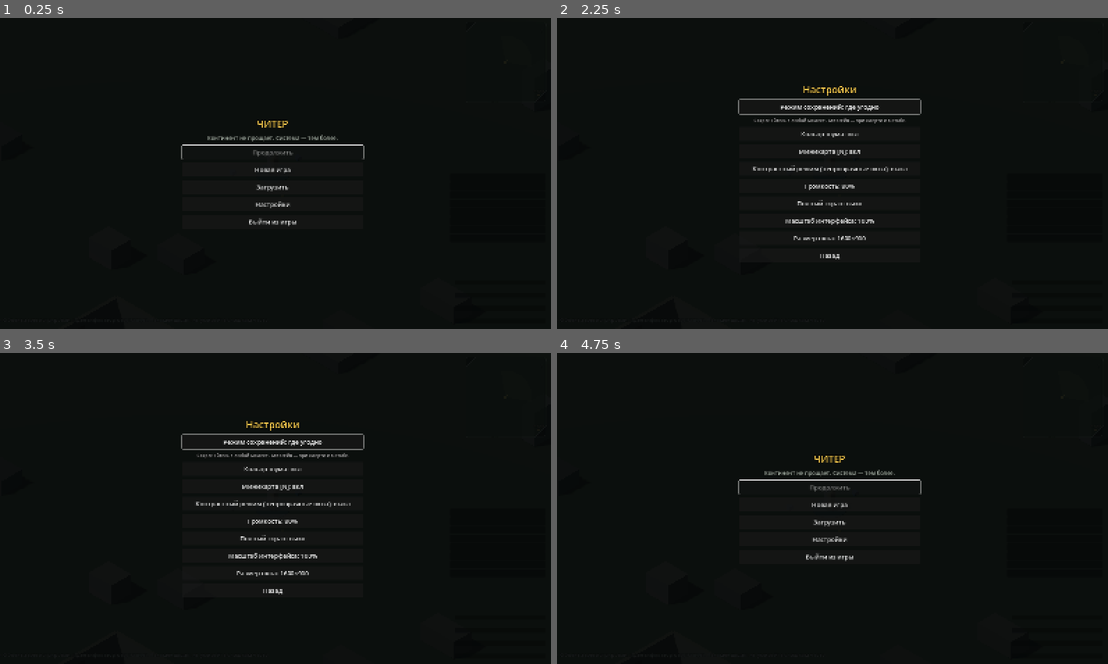
Above: before the commit, frames 1-4 (two rows, left to right).
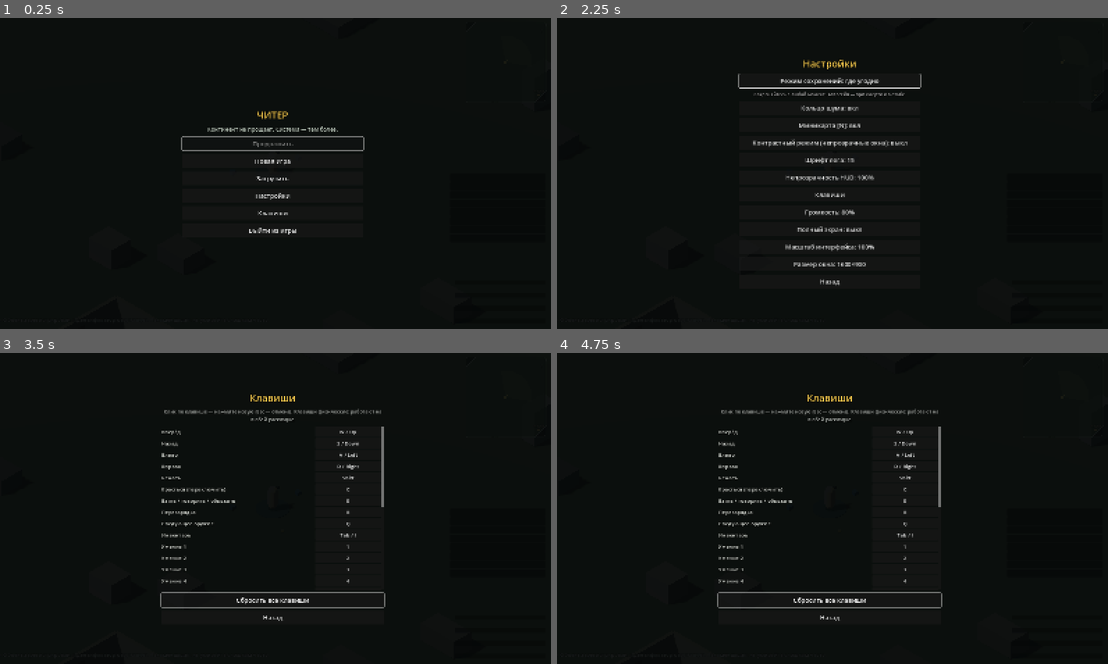
Above: after the commit, the same moments.

Repository: lama2x2/cheater-rpg
Game: Godot game, scene res://scenes/main.tscn
Two runs of this game, one before a commit and one after it. Both use one fixed random seed, a clock stepped at 60 frames per second and the inputs below.
Inputs (mouse positions are in pixels of both pictures, inside the frame that each line leads up to):
- Up to frame 1 (0.25 s): no input
- Up to frame 2 (2.25 s): click "Загрузить" at 0.5 s; click "Назад" at 1.25 s; click "Настройки" at 2 s
- Up to frame 3 (3.5 s): click (269, 530) at 2.75 s, where only the run after the commit has a clickable "Клавиши"
- Up to frame 4 (4.75 s): click "Назад" at 3.5 s; click (826, 548) at 4.25 s, where only the run after the commit has a clickable "Клавиши"

The runs differ from the first frame. In frame 1, 1.8% of the frame differs, in the area x 32-67%, y 29-70%; in frame 2, 3.9%, in the area x 32-67%, y 13-87%; in frame 3, 3.8%; in frame 4, 2.9%.

Commit message:
M1.15a (5): переназначение клавиш и справка (меню «Клавиши»), шрифт лога, непрозрачность HUD; подсказки клавиш из привязок; спека 12.8, решения D-92, D-93, задача отмечена
src/core/key_bindings.gd + тесты; InputSetup.apply_bindings/key_label; настройки keys, log_font,
hud_opacity; фокус кнопок меню — только живых.

Co-Authored-By: Claude Opus 5.5 <noreply@anthropic.com>

Diff:
--- a/data/settings.json
+++ b/data/settings.json
@@ -1,10 +1,13 @@
 {
-  "_doc": "Настройки игрока (docs/spec/12_ui_ux.md, 12.6a):  …(415 unchanged characters)… режим: непрозрачные панели окон (12.8). ui_scale — масштаб интерфейса (текст, панели, меню; мир не меняется), варианты — ui_scales.",
+  "_doc": "Настройки игрока (docs/spec/12_ui_ux.md, 12.6a):  …(415 unchanged characters)… режим: непрозрачные панели окон (12.8). log_font — размер шрифта лога (варианты log_fonts), hud_opacity — непрозрачность HUD (hud_opacities). keys — переназначенные клавиши {действие: физическая клавиша} (KeyBindings). ui_scale — масштаб интерфейса (текст, панели, меню; мир не меняется), варианты — ui_scales.",
   "defaults": {
     "save_mode": "anywhere",
     "noise_ring": true,
     "minimap": true,
     "contrast": false,
+    "log_font": 15,
+    "hud_opacity": 1.0,
+    "keys": {},
     "volume": 0.8,
     "fullscreen": false,
     "window_size": [1600, 900],
@@ -13,5 +16,7 @@
   "save_modes": ["anywhere", "stab_only"],
   "volume_step": 0.1,
   "window_sizes": [[1280, 720], [1600, 900], [1920, 1080]],
-  "ui_scales": [1.0, 1.25, 1.5, 1.75, 2.0]
+  "ui_scales": [1.0, 1.25, 1.5, 1.75, 2.0],
+  "log_fonts": [13, 15, 17, 20, 24],
+  "hud_opacities": [1.0, 0.85, 0.7, 0.55]
 }
--- a/data/text/ru_ui.json
+++ b/data/text/ru_ui.json
@@ -4,7 +4,7 @@
     "ui_close_hint": "Закрыть (Esc)",
     "settings_contrast": "Контрастный режим (непрозрачные окна): {value}",
     "inv_window_title": "Инвентарь",
-    "inv_window_keys": "[Tab] / [Esc]",
+    "inv_window_keys": "[{key}] / [Esc]",
     "inv_slot_empty": "— пусто —",
     "inv_slot_grams": "{g} / {cap} г",
     "inv_quick_title": "Быстрые слоты F1–F4",
@@ -94,7 +94,7 @@
     "trade_junk_row": "Хлам в рюкзаке: {n} шт. — торговец даст {price} спор.",
     "trade_sell_junk": "Продать весь хлам",
     "char_title": "Персонаж",
-    "char_keys": "[P] / [Esc]",
+    "char_keys": "[{key}] / [Esc]",
     "char_summary": "Общий уровень: {general} · дополнительный: {additional} · опытность +{exp}% · жизней: {lives} · смертей: {deaths}",
     "char_free_points": "Свободные очки: {n} — «+» у характеристики, каждое очко — +1 уровень.",
     "char_main": "Основные характеристики",
@@ -107,7 +107,47 @@
     "char_stat_tip": "Уровень {level} × коэффициент {coef} × рост от общего уровня {growth} = {value}{buff}\nПрогресс до следующего уровня: {progress} / {need}",
     "char_stat_buff": ", сейчас бафф +{p}%",
     "char_confirm_title": "Свободное очко",
-    "char_confirm_text": "Потратить свободное очко на «{stat}»? +1 уровень. Осталось очков: {n}. Отменить нельзя."
+    "char_confirm_text": "Потратить свободное очко на «{stat}»? +1 уровень. Осталось очков: {n}. Отменить нельзя.",
+    "key_action_move_forward": "Вперёд",
+    "key_action_move_back": "Назад",
+    "key_action_move_left": "Влево",
+    "key_action_move_right": "Вправо",
+    "key_action_sprint": "Бежать",
+    "key_action_sneak": "Красться (переключить)",
+    "key_action_interact": "Взять / говорить / обыскать",
+    "key_action_reload": "Перезарядка",
+    "key_action_weapon_next": "Следующее оружие",
+    "key_action_inventory": "Инвентарь",
+    "key_action_skill_1": "Умение 1",
+    "key_action_skill_2": "Умение 2",
+    "key_action_skill_3": "Умение 3",
+    "key_action_skill_4": "Умение 4",
+    "key_action_skill_5": "Умение 5",
+    "key_action_skill_6": "Умение 6",
+    "key_action_skill_7": "Умение 7",
+    "key_action_skill_8": "Умение 8",
+    "key_action_skills": "Окно умений",
+    "key_action_gaze": "Пристальный взгляд (держать)",
+    "key_action_map": "Карта",
+    "key_action_minimap": "Миникарта (скрыть/показать)",
+    "key_action_character": "Персонаж",
+    "key_action_quick_1": "Быстрый слот 1",
+    "key_action_quick_2": "Быстрый слот 2",
+    "key_action_quick_3": "Быстрый слот 3",
+    "key_action_quick_4": "Быстрый слот 4",
+    "key_action_attack": "Удар / выстрел (держать — сильнее)",
+    "key_action_menu": "Меню, закрыть окно",
+    "key_action_zoom": "Приблизить / отдалить",
+    "menu_keys": "Клавиши",
+    "keys_title": "Клавиши",
+    "keys_hint": "Клик по клавише — нажмите новую (Esc — отмена). Клавиши физические: работают на любой раскладке.",
+    "keys_press": "нажмите клавишу…",
+    "keys_conflict": "Эта клавиша занята другим действием",
+    "keys_conflicts": "Конфликтов: {n} — одна клавиша у двух действий (выделено красным).",
+    "keys_reset": "Сбросить все клавиши",
+    "keys_wheel": "колесо мыши",
+    "settings_log_font": "Шрифт лога: {value}",
+    "settings_hud_opacity": "Непрозрачность HUD: {value}%"
   },
   "log": {
     "inv_no_room_backpack": [
--- /dev/null
+++ b/src/core/key_bindings.gd
@@ -0,0 +1,88 @@
+class_name KeyBindings
+extends RefCounted
+## Привязки клавиш (12.7, 12.8): умолчания — InputSetup.ACTIONS, поверх — переназначения игрока
+## {действие: физическая клавиша} (хранятся в user://settings.json, ключ keys). Конфликты — одна
+## клавиша у двух действий; сброс. Чистые правила без Node; применение к InputMap — InputSetup.
+
+## Что не переназначается: Esc — меню и «закрыть окно», отладочные клавиши.
+const FIXED: PackedStringArray = ["menu", "debug_die", "debug_save", "debug_load", "debug_skip_respawn"]
+
+var defaults: Dictionary = {}
+var overrides: Dictionary = {}
+
+
+func _init(default_actions: Dictionary, saved: Dictionary = {}) -> void:
+	defaults = default_actions
+	load_dict(saved)
+
+
+## Действия, которые можно переназначить, в порядке InputSetup.ACTIONS.
+func actions() -> PackedStringArray:
+	var result: PackedStringArray = []
+	for action: String in defaults:
+		if not FIXED.has(action):
+			result.append(action)
+	return result
+
+
+## Клавиши действия: переназначенная (одна) или умолчания.
+func keys(action: String) -> Array[int]:
+	var result: Array[int] = []
+	if overrides.has(action):
+		result.append(int(overrides[action]))
+		return result
+	for key in defaults.get(action, []):
+		result.append(int(key))
+	return result
+
+
+## Назначить клавишу. Возвращает действия, у которых теперь та же клавиша (конфликт).
+func bind(action: String, keycode: int) -> PackedStringArray:
+	if FIXED.has(action) or not defaults.has(action):
+		return PackedStringArray()
+	if (defaults[action] as Array).size() == 1 and int(defaults[action][0]) == keycode:
+		overrides.erase(action)
+	else:
+		overrides[action] = keycode
+	return users(keycode, action)
+
+
+## Кто ещё сидит на клавише (кроме except).
+func users(keycode: int, except: String = "") -> PackedStringArray:
+	var result: PackedStringArray = []
+	for other: String in defaults:
+		if other != except and keys(other).has(keycode):
+			result.append(other)
+	return result
+
+
+## Все конфликты: {клавиша: [действия]} — где на одной клавише больше одного действия.
+func conflicts() -> Dictionary:
+	var by_key := {}
+	for action: String in defaults:
+		for key in keys(action):
+			if not by_key.has(key):
+				by_key[key] = []
+			by_key[key].append(action)
+	var result := {}
+	for key: int in by_key:
+		if (by_key[key] as Array).size() > 1:
+			result[key] = by_key[key]
+	return result
+
+
+func reset() -> void:
+	overrides.clear()
+
+
+func to_dict() -> Dictionary:
+	return overrides.duplicate()
+
+
+## Испорченное и неизвестное пропускается.
+func load_dict(saved: Dictionary) -> void:
+	overrides = {}
+	for action: String in saved:
+		var value: Variant = saved[action]
+		if defaults.has(action) and not FIXED.has(action) and (value is int or value is float) and int(value) > 0:
+			overrides[action] = int(value)
--- a/src/core/settings_model.gd
+++ b/src/core/settings_model.gd
@@ -52,7 +52,8 @@
 
 ## Следующий вариант по кругу (режим сохранений, размер окна) — для кнопок меню.
 func next_option(key: String) -> Variant:
-	var options: Array = _config[{"save_mode": "save_modes", "window_size": "window_sizes", "ui_scale": "ui_scales"}[key]]
+	var options: Array = _config[{"save_mode": "save_modes", "window_size": "window_sizes", "ui_scale": "ui_scales",
+		"log_font": "log_fonts", "hud_opacity": "hud_opacities"}[key]]
 	var index := options.find(values[key])
 	return options[(index + 1) % options.size()]
 
@@ -69,6 +70,15 @@
 			return bool(value) if value is bool else null
 		"volume":
 			return snappedf(clampf(float(value), 0.0, 1.0), 0.01) if value is float or value is int else null
+		"log_font", "hud_opacity":
+			if not (value is float or value is int):
+				return null
+			for option in _config["log_fonts" if key == "log_font" else "hud_opacities"]:
+				if is_equal_approx(float(option), float(value)):
+					return option
+			return null
+		"keys":
+			return (value as Dictionary).duplicate() if value is Dictionary else null
 		"ui_scale":
 			if not (value is float or value is int):
 				return null
--- a/src/main.gd
+++ b/src/main.gd
@@ -40,6 +40,7 @@
 
 func _ready() -> void:
 	InputSetup.ensure_actions()
+	InputSetup.apply_bindings(Settings.value("keys"))
 	get_tree().root.theme = UiKit.theme()
 	_build_environment()
 	var area: NavigationRegion3D = ClusterAreaScript.new()
@@ -62,17 +63,17 @@
 	vision.hero = player
 	add_child(vision)
 
-	add_child(DebugHudScript.new())
-	add_child(VitalsBarsScript.new())
+	add_child(_hud(DebugHudScript.new()))
+	add_child(_hud(VitalsBarsScript.new()))
 	var prompt: CanvasLayer = InteractPromptScript.new()
 	prompt.hero = player
 	add_child(prompt)
 	add_child(InventoryPanelScript.new())
-	add_child(SkillsBarScript.new())
+	add_child(_hud(SkillsBarScript.new()))
 	add_child(SkillsPanelScript.new())
 	add_child(GazeCardScript.new())
 	add_child(SenseIndicatorScript.new())
-	add_child(MinimapScript.new())
+	add_child(_hud(MinimapScript.new()))
 	add_child(MapWindowScript.new())
 	add_child(QuickBarScript.new())
 	add_child(PickupToastsScript.new())
@@ -118,6 +119,13 @@
 		menu.open_title()
 	_title_done = true
 	_handle_debug_args()
+	UiKit.apply_hud_opacity.call_deferred(get_tree(), float(Settings.value("hud_opacity")))
+
+
+## Слой HUD — для настройки «Прозрачность HUD» (12.8).
+func _hud(layer: CanvasLayer) -> CanvasLayer:
+	layer.add_to_group("hud_layers")
+	return layer
 
 
 func _unhandled_input(event: InputEvent) -> void:
--- a/src/services/input_setup.gd
+++ b/src/services/input_setup.gd
@@ -59,3 +59,31 @@
 		var click := InputEventMouseButton.new()
 		click.button_index = MOUSE_ACTIONS[action]
 		InputMap.action_add_event(action, click)
+
+
+## Переназначения игрока (KeyBindings, настройка keys) — поверх умолчаний: события клавиатуры
+## действия заменяются его клавишами; мышь не трогается.
+static func apply_bindings(saved: Dictionary) -> KeyBindings:
+	var bindings := KeyBindings.new(ACTIONS, saved)
+	for action: String in ACTIONS:
+		if not InputMap.has_action(action):
+			continue
+		for event in InputMap.action_get_events(action):
+			if event is InputEventKey:
+				InputMap.action_erase_event(action, event)
+		for keycode in bindings.keys(action):
+			var key := InputEventKey.new()
+			key.physical_keycode = keycode as Key
+			InputMap.action_add_event(action, key)
+	return bindings
+
+
+## Подпись клавиши действия для подсказок интерфейса: «Tab», «M», «F1».
+static func key_label(action: String) -> String:
+	if not InputMap.has_action(action):
+		return "?"
+	for event in InputMap.action_get_events(action):
+		if event is InputEventKey:
+			# Физическая клавиша — подпись по латинской раскладке (WASD и на русской).
+			return OS.get_keycode_string((event as InputEventKey).physical_keycode)
+	return "?"
--- a/src/services/settings.gd
+++ b/src/services/settings.gd
@@ -51,6 +51,7 @@
 	# Масштаб интерфейса: весь 2D (HUD, панели, меню) крупнее, 3D-мир не меняется.
 	get_tree().root.content_scale_factor = float(model.get_value("ui_scale"))
 	UiKit.set_contrast(bool(model.get_value("contrast")))
+	UiKit.apply_hud_opacity(get_tree(), float(model.get_value("hud_opacity")))
 	if DisplayServer.get_name() == "headless":
 		return
 	var fullscreen := bool(model.get_value("fullscreen"))
--- a/src/ui/character_window.gd
+++ b/src/ui/character_window.gd
@@ -30,7 +30,7 @@
 	var root := VBoxContainer.new()
 	root.add_theme_constant_override("separation", 6)
 	_panel.add_child(root)
-	root.add_child(UiKit.header(Content.ui("char_title"), Content.ui("char_keys"), close))
+	root.add_child(UiKit.header(Content.ui("char_title"), Content.ui("char_keys", {"key": InputSetup.key_label("character")}), close))
 	var scroll := ScrollContainer.new()
 	scroll.size_flags_vertical = Control.SIZE_EXPAND_FILL
 	scroll.horizontal_scroll_mode = ScrollContainer.SCROLL_MODE_DISABLED
--- a/src/ui/debug_hud.gd
+++ b/src/ui/debug_hud.gd
@@ -6,6 +6,8 @@
 var _status: Label
 var _log: Label
 var _lines: PackedStringArray = []
+## Подсказка клавиш — из текущих привязок (переназначение в меню «Клавиши», 12.8).
+var _help := ""
 
 
 func _ready() -> void:
@@ -26,6 +28,8 @@
 	add_child(_log)
 
 	_reload_log()
+	_on_settings()
+	Settings.changed.connect(_on_settings)
 	SystemLog.message_posted.connect(func(text: String, _kind: String) -> void: _push(text))
 	SystemLog.history_replaced.connect(_reload_log)
 
@@ -34,10 +38,19 @@
 	var stats := PlayerState.stats
 	var hero := get_tree().get_first_node_in_group("hero")
 	var mode := "   КРАДЁТСЯ" if hero and hero.sneaking else ""
-	_status.text = "Жизни: %d    Уровень: %d    %s%s\n%s\nСкорость: %d  (%.1f / %.0f)\n\n[WASD] идти  [Shift] бежать  [C] красться  [ЛКМ] удар/выстрел (держать — сильнее)  [R] перезарядка  [Q] оружие\n[E] взять  [Tab] инвентарь  [1–8/U] умения  [Alt] взгляд  [M/N] карта  [Esc] меню  [колесо] зум  [K] умереть  [F5/F9] сохранить/загрузить  [F8] пропустить отсчёт (отладка)" % [
+	_status.text = "Жизни: %d    Уровень: %d    %s%s\n%s\nСкорость: %d  (%.1f / %.0f)\n\n%s" % [
 		PlayerState.lives, stats.general_level(), GameClock.clock_text(), mode, WorldSim.hud_line(),
-		stats.get_level("speed"), stats.get_progress("speed"), stats.threshold("speed"),
+		stats.get_level("speed"), stats.get_progress("speed"), stats.threshold("speed"), _help,
 	]
+
+
+func _on_settings(_key: String = "") -> void:
+	_log.add_theme_font_size_override("font_size", int(Settings.value("log_font")))
+	var k := func(action: String) -> String: return InputSetup.key_label(action)
+	_help = "[%s%s%s%s] идти  [%s] бежать  [%s] красться  [ЛКМ] удар  [%s] перезарядка  [%s] оружие  [%s] взгляд\n[%s] взять  [%s] инвентарь  [%s] персонаж  [%s] умения  [%s] карта  [F1–F4] быстрые слоты  [Esc] меню · клавиши" % [
+		k.call("move_forward"), k.call("move_left"), k.call("move_back"), k.call("move_right"), k.call("sprint"), k.call("sneak"),
+		k.call("reload"), k.call("weapon_next"), k.call("gaze"), k.call("interact"), k.call("inventory"), k.call("character"),
+		k.call("skills"), k.call("map")]
 
 
 func _reload_log() -> void:
--- a/src/ui/game_menu.gd
+++ b/src/ui/game_menu.gd
@@ -11,6 +11,9 @@
 var _title_mode := false
 ## Выбор на экране новой игры.
 var _new_save_mode := ""
+## Страница «Клавиши»: ждём нажатия для этого действия ("" — не ждём).
+var _waiting_action := ""
+var _bindings: KeyBindings
 
 
 func _ready() -> void:
@@ -82,6 +85,7 @@
 	save.disabled = not can_save
 	_button(Content.ui("menu_load"), _load_page)
 	_button(Content.ui("menu_settings"), _settings_page)
+	_button(Content.ui("menu_keys"), _keys_page)
 	_button(Content.ui("menu_new"), func() -> void: _ask(Content.ui("menu_confirm_new"), _open_new_game))
 	_button(Content.ui("menu_quit"), func() -> void: get_tree().quit())
 
@@ -95,6 +99,7 @@
 	_button(Content.ui("menu_new"), _open_new_game)
 	_button(Content.ui("menu_load"), _load_page)
 	_button(Content.ui("menu_settings"), _settings_page)
+	_button(Content.ui("menu_keys"), _keys_page)
 	_button(Content.ui("menu_quit"), func() -> void: get_tree().quit())
 
 
@@ -141,6 +146,13 @@
 	_button(Content.ui("settings_contrast", {"value": _on_off(Settings.value("contrast"))}), func() -> void:
 		Settings.change("contrast", not bool(Settings.value("contrast")))
 		_settings_page())
+	_button(Content.ui("settings_log_font", {"value": int(Settings.value("log_font"))}), func() -> void:
+		Settings.change("log_font", Settings.model.next_option("log_font"))
+		_settings_page())
+	_button(Content.ui("settings_hud_opacity", {"value": roundi(float(Settings.value("hud_opacity")) * 100.0)}), func() -> void:
+		Settings.change("hud_opacity", Settings.model.next_option("hud_opacity"))
+		_settings_page())
+	_button(Content.ui("menu_keys"), _keys_page)
 	var step := Settings.model.volume_step()
 	var volume := float(Settings.value("volume"))
 	_button(Content.ui("settings_volume", {"value": roundi(volume * 100.0)}), func() -> void:
@@ -157,6 +169,84 @@
 		Settings.change("window_size", Settings.model.next_option("window_size"))
 		_settings_page())
 	_button(Content.ui("menu_back"), _main_page)
+
+
+## Клавиши (12.7, 12.8): справка и переназначение. Клик по клавише — «нажмите новую», Esc — отмена;
+## конфликт (одна клавиша у двух действий) — красным; «Сброс» — умолчания.
+func _keys_page() -> void:
+	_bindings = KeyBindings.new(InputSetup.ACTIONS, Settings.value("keys"))
+	_clear(Content.ui("keys_title"))
+	_text(Content.ui("keys_hint"), 14, Color(0.7, 0.72, 0.7))
+	var scroll := ScrollContainer.new()
+	scroll.custom_minimum_size = Vector2(640, clampf(get_viewport().get_visible_rect().size.y - 330.0, 160.0, 470.0))
+	scroll.horizontal_scroll_mode = ScrollContainer.SCROLL_MODE_DISABLED
+	_box.add_child(scroll)
+	var list := VBoxContainer.new()
+	list.size_flags_horizontal = Control.SIZE_EXPAND_FILL
+	list.add_theme_constant_override("separation", 3)
+	scroll.add_child(list)
+	var clashes := _bindings.conflicts()
+	for action in _bindings.actions():
+		var row := HBoxContainer.new()
+		row.add_theme_constant_override("separation", 10)
+		var label := UiKit.label(15, UiKit.TEXT)
+		label.text = Content.ui("key_action_" + action)
+		label.size_flags_horizontal = Control.SIZE_EXPAND_FILL
+		row.add_child(label)
+		var keys: PackedStringArray = []
+		var clash := false
+		for code in _bindings.keys(action):
+			keys.append(OS.get_keycode_string(code))
+			clash = clash or clashes.has(code)
+		var key := Button.new()
+		key.text = Content.ui("keys_press") if _waiting_action == action else " / ".join(keys)
+		key.custom_minimum_size.x = 190
+		key.add_theme_font_size_override("font_size", 15)
+		if clash:
+			key.add_theme_color_override("font_color", UiKit.BAD)
+			key.tooltip_text = Content.ui("keys_conflict")
+		key.pressed.connect(func() -> void:
+			_waiting_action = action
+			_keys_page())
+		row.add_child(key)
+		list.add_child(row)
+	for fixed in [["key_action_attack", "ЛКМ"], ["key_action_menu", "Esc"], ["key_action_zoom", Content.ui("keys_wheel")]]:
+		var row := HBoxContainer.new()
+		var label := UiKit.label(15, UiKit.TEXT_DIM)
+		label.text = Content.ui(fixed[0])
+		label.size_flags_horizontal = Control.SIZE_EXPAND_FILL
+		row.add_child(label)
+		var key := UiKit.label(15, UiKit.TEXT_DIM)
+		key.text = fixed[1]
+		key.custom_minimum_size.x = 190
+		row.add_child(key)
+		list.add_child(row)
+	if not clashes.is_empty():
+		_text(Content.ui("keys_conflicts", {"n": clashes.size()}), 14, UiKit.BAD)
+	_button(Content.ui("keys_reset"), func() -> void:
+		_bindings.reset()
+		_save_bindings()
+		_keys_page())
+	_button(Content.ui("menu_back"), _main_page)
+
+
+func _save_bindings() -> void:
+	Settings.change("keys", _bindings.to_dict())
+	InputSetup.apply_bindings(_bindings.to_dict())
+
+
+func _input(event: InputEvent) -> void:
+	if _waiting_action.is_empty() or not visible:
+		return
+	var key := event as InputEventKey
+	if key == null or not key.pressed or key.echo:
+		return
+	get_viewport().set_input_as_handled()
+	if key.physical_keycode != KEY_ESCAPE:
+		_bindings.bind(_waiting_action, key.physical_keycode)
+		_save_bindings()
+	_waiting_action = ""
+	_keys_page()
 
 
 func _on_off(value: Variant) -> String:
@@ -263,5 +353,8 @@
 	var first := _box.get_children().all(func(n: Node) -> bool: return not n is Button)
 	_box.add_child(button)
 	if first:
-		button.grab_focus.call_deferred()
+		# Страницу могли тут же перерисовать (кнопка уже не в дереве) — фокус только живой.
+		(func() -> void:
+			if is_instance_valid(button) and button.is_inside_tree():
+				button.grab_focus()).call_deferred()
 	return button
--- a/src/ui/inventory_panel.gd
+++ b/src/ui/inventory_panel.gd
@@ -47,7 +47,7 @@
 	var root := VBoxContainer.new()
 	root.add_theme_constant_override("separation", 8)
 	_panel.add_child(root)
-	root.add_child(UiKit.header(Content.ui("inv_window_title"), Content.ui("inv_window_keys"), close))
+	root.add_child(UiKit.header(Content.ui("inv_window_title"), Content.ui("inv_window_keys", {"key": InputSetup.key_label("inventory")}), close))
 
 	var body := HBoxContainer.new()
 	body.add_theme_constant_override("separation", 18)
--- a/src/ui/ui_kit.gd
+++ b/src/ui/ui_kit.gd
@@ -184,6 +184,16 @@
 	return b
 
 
+## Непрозрачность HUD (настройка): слои группы hud_layers — их верхние элементы.
+static func apply_hud_opacity(tree: SceneTree, value: float) -> void:
+	if tree == null:
+		return
+	for layer in tree.get_nodes_in_group("hud_layers"):
+		for child in layer.get_children():
+			if child is CanvasItem:
+				(child as CanvasItem).modulate.a = value
+
+
 # --- Стек окон ---------------------------------------------------------------------------------
 
 ## Окно открылось — наверх стека. У окна должен быть метод close().
--- /dev/null
+++ b/tests/test_key_bindings.gd
@@ -0,0 +1,40 @@
+extends "res://tests/test_case.gd"
+## Переназначение клавиш (12.8): умолчания, замена, конфликты, сброс, испорченный файл.
+
+const KeyBindingsScript := preload("res://src/core/key_bindings.gd")
+const InputSetupScript := preload("res://src/services/input_setup.gd")
+
+
+func _kb(saved: Dictionary = {}) -> KeyBindings:
+	return KeyBindingsScript.new(InputSetupScript.ACTIONS, saved)
+
+
+func test_defaults_have_no_conflicts() -> void:
+	assert_eq(_kb().conflicts(), {}, "у умолчаний нет конфликтов")
+	assert_true(_kb().keys("inventory").has(KEY_TAB), "инвентарь — Tab")
+
+
+func test_bind_and_conflict() -> void:
+	var kb := _kb()
+	var clash := kb.bind("map", KEY_E)
+	assert_eq(clash, PackedStringArray(["interact"]), "карта на E — конфликт с «взять»")
+	assert_eq(kb.keys("map"), [KEY_E] as Array[int], "карта теперь на E")
+	assert_true(kb.conflicts().has(KEY_E), "конфликт виден")
+	kb.bind("map", KEY_M)
+	assert_eq(kb.conflicts(), {}, "вернул — конфликта нет")
+	assert_true(kb.to_dict().is_empty(), "умолчание не хранится")
+
+
+func test_fixed_actions() -> void:
+	var kb := _kb()
+	assert_true(not kb.actions().has("menu"), "Esc не переназначается")
+	kb.bind("menu", KEY_Q)
+	assert_eq(kb.keys("menu"), [KEY_ESCAPE] as Array[int], "меню осталось на Esc")
+
+
+func test_reset_and_bad_file() -> void:
+	var kb := _kb({"map": KEY_J, "menu": KEY_Q, "nonsense": 5, "inventory": "Tab"})
+	assert_eq(kb.keys("map"), [KEY_J] as Array[int], "переназначение из файла")
+	assert_eq(kb.to_dict().size(), 1, "чужое и испорченное — пропущено")
+	kb.reset()
+	assert_eq(kb.keys("map"), [KEY_M] as Array[int], "сброс")
--- a/tests/test_settings.gd
+++ b/tests/test_settings.gd
@@ -68,3 +68,15 @@
 	assert_almost(float(m.next_option("ui_scale")), 1.75, "следующий шаг")
 	m.set_value("ui_scale", 2.0)
 	assert_almost(float(m.next_option("ui_scale")), 1.0, "по кругу")
+
+
+func test_ui_options_15a() -> void:
+	var m := _model()
+	assert_eq(m.get_value("minimap"), true, "миникарта включена")
+	assert_eq(m.get_value("contrast"), false, "контраст выключен")
+	assert_true(m.set_value("log_font", 20), "шрифт лога 20")
+	assert_true(not m.set_value("log_font", 19), "19 — нет в вариантах")
+	assert_true(m.set_value("hud_opacity", 0.85), "непрозрачность 85%")
+	assert_almost(float(m.next_option("hud_opacity")), 0.7, "после 0,85 — 0,7")
+	assert_true(m.set_value("keys", {"map": 77}), "клавиши — словарь")
+	assert_true(not m.set_value("keys", "M"), "строка — нет")
Not shown, added: src/core/key_bindings.gd.uid
Not shown, added: tests/test_key_bindings.gd.uid
Not shown, changed: docs/decisions.md
Not shown, changed: docs/next_steps.md
Not shown, changed: docs/spec/12_ui_ux.md
